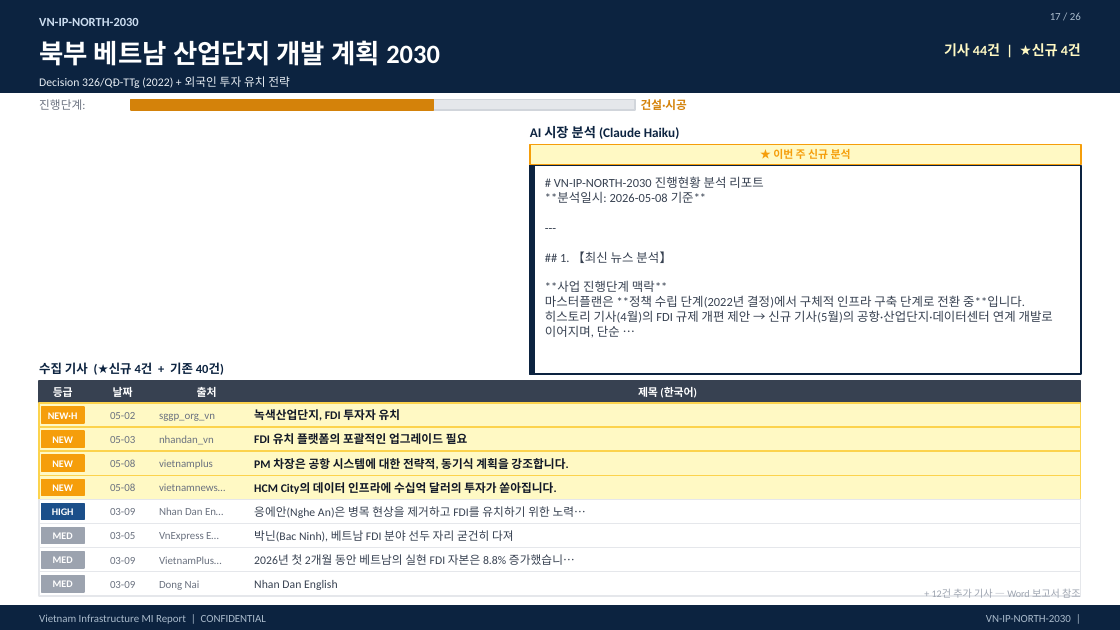
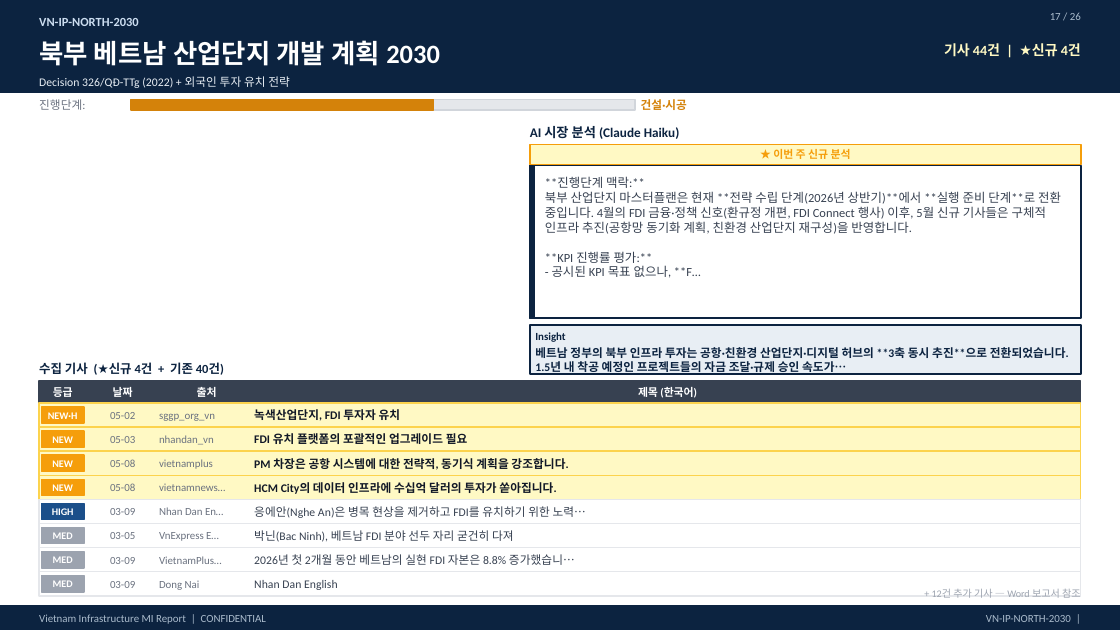
Before and after one commit to hms4792/vietnam-infra-news, a slide deck: slide 17 of docs/reports/VN_Infra_MI_Weekly_Report_20260509.pptx. Drawn at 1120x630 pixels with LibreOffice and Linux fonts; fonts in the diff are those of the drawing. Boxes give left, top, right and bottom in pixels: in the first picture for what was removed or moved away, otherwise in the second. Text is boxed around its words. In the diff, an @@ line names an element or a change of style, - is before the commit and + after.

```diff
--- a/docs/reports/VN_Infra_MI_Weekly_Report_20260509.pptx
+++ b/docs/reports/VN_Infra_MI_Weekly_Report_20260509.pptx
@@ rectangle: place and size @@
-rectangle at (530, 166, 1081, 374)
+rectangle at (530, 166, 1081, 318)
@@ rectangle: place and size @@
-rectangle at (530, 166, 534, 374)
+rectangle at (530, 166, 534, 318)
@@ text at (545, 176, 1061, 278): text changed @@
-# VN-IP-NORTH-2030 진행현황 분석 리포트
-**분석일시: 2026-05-08 기준**
----
-## 1. 【최신 뉴스 분석】
-**사업 진행단계 맥락**
-마스터플랜은 **정책 수립 단계(2022년 결정)에서 구체적 인프라 구축 단계로 전환 중**입니다. 히스토리 기사(4월)의 FDI 규제 개편 제안 → 신규 기사(5월)의 공항·산업단지·데이터센터 연계 개발로 이어지며, 단순 …
+**진행단계 맥락:**
+북부 산업단지 마스터플랜은 현재 **전략 수립 단계(2026년 상반기)**에서 **실행 준비 단계**로 전환 중입니다. 4월의 FDI 금융·정책 신호(환규정 개편, FDI Connect 행사) 이후, 5월 신규 기사들은 구체적 인프라 추진(공항망 동기화 계획, 친환경 산업단지 재구성)을 반영합니다.
+**KPI 진행률 평가:**
+- 공시된 KPI 목표 없으나, **F…
@@ rectangle added at (530, 325, 1081, 374), fill #E8EEF4, outline #0C2340 1 pt @@
@@ text added at (535, 332, 565, 342), 7 pt, text #0C2340, bold @@
+Insight
@@ text added at (535, 347, 1069, 375), 7.5 pt, text #0C2340, bold @@
+베트남 정부의 북부 인프라 투자는 공항·친환경 산업단지·디지털 허브의 **3축 동시 추진**으로 전환되었습니다. 1.5년 내 착공 예정인 프로젝트들의 자금 조달·규제 승인 속도가…
```
Also in this commit, not shown: 18 other slides changed, 6 other files.
